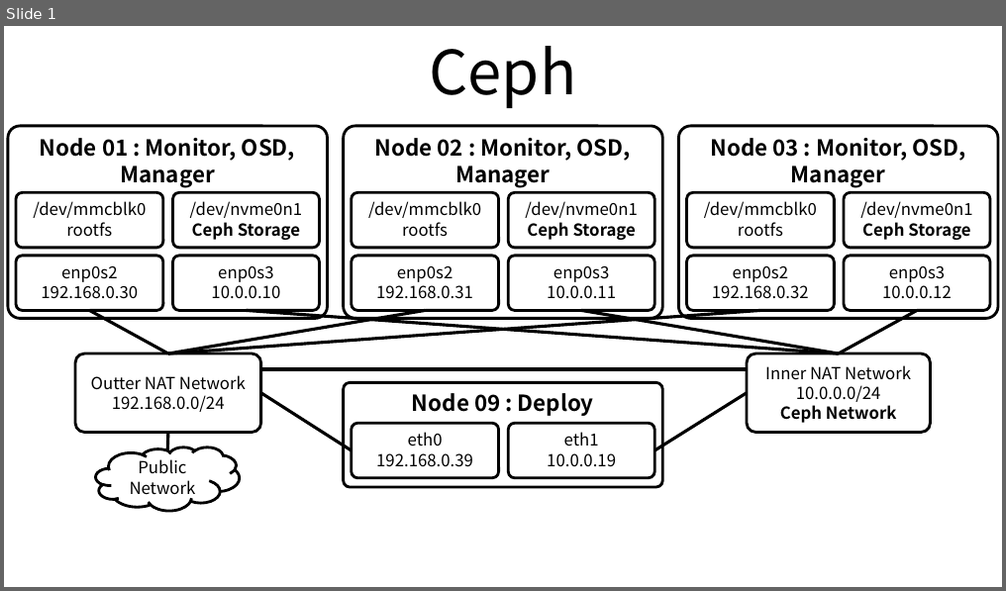
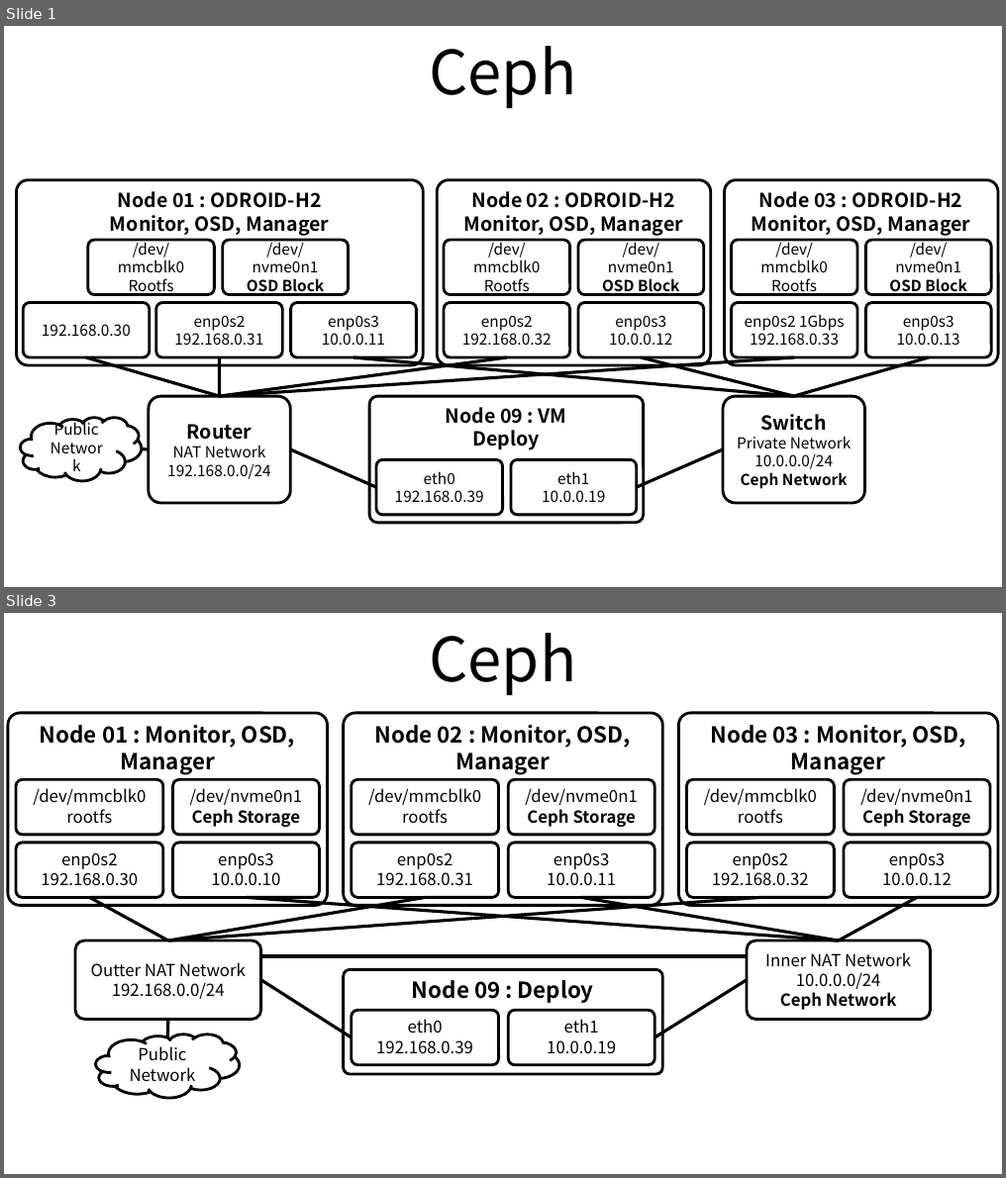
Before and after one commit to ssup2/blog-old, a slide deck: images/record/Ceph_Install_ceph-deploy_Ubuntu_18.04_ODROID-H2_Cluster/Ceph_Install_Ubuntu_18.04_ODROID-H2_Cluster.pptx. Shown one above the other, each under a label of ours: slide 1 before the commit, slides 1 and 3 after it; the slides between them are not shown. The pictures are 1006x591 and 1006x1178 pixels, drawn with LibreOffice and Linux fonts; fonts in the diff are those of the drawing. Boxes give left, top, right and bottom in pixels: in the first picture for what was removed or moved away, otherwise in the second. Text is boxed around its words. In the diff, an @@ line names an element or a change of style, - is before the commit and + after.

```diff
--- a/images/record/Ceph_Install_ceph-deploy_Ubuntu_18.04_ODROID-H2_Cluster/Ceph_Install_Ubuntu_18.04_ODROID-H2_Cluster.pptx
+++ b/images/record/Ceph_Install_ceph-deploy_Ubuntu_18.04_ODROID-H2_Cluster/Ceph_Install_Ubuntu_18.04_ODROID-H2_Cluster.pptx
@@ slide 1 added at [4,26,1002,587], background #FFFFFF @@
@@ title added at [429,46,576,108], 44 pt, text #000000 @@
+Ceph
@@ rounded rectangle added at [16,180,423,367], outline #000000 2 pt, 14 pt, text #000000, bold @@
+Node 01 : ODROID-H2
+Monitor, OSD, Manager
@@ rounded rectangle added at [437,180,711,367], outline #000000 2 pt, 14 pt, text #000000, bold @@
+Node 02 : ODROID-H2
+Monitor, OSD, Manager
@@ rounded rectangle added at [725,180,998,367], outline #000000 2 pt, 14 pt, text #000000, bold @@
+Node 03 : ODROID-H2
+Monitor, OSD, Manager
@@ rounded rectangle added at [88,240,215,294], outline #000000 2 pt, 11 pt, text #000000 @@
+/dev/mmcblk0
+Rootfs
@@ rounded rectangle added at [223,240,349,294], outline #000000 2 pt, 11 pt, text #000000 @@
+/dev/nvme0n1
+OSD Block
@@ rounded rectangle added at [445,240,571,294], outline #000000 2 pt, 11 pt, text #000000 @@
+/dev/mmcblk0
+Rootfs
@@ rounded rectangle added at [578,240,704,294], outline #000000 2 pt, 11 pt, text #000000 @@
+/dev/nvme0n1
+OSD Block
@@ rounded rectangle added at [732,240,858,294], outline #000000 2 pt, 11 pt, text #000000 @@
+/dev/mmcblk0
+Rootfs
@@ rounded rectangle added at [865,240,991,294], outline #000000 2 pt, 11 pt, text #000000 @@
+/dev/nvme0n1
+OSD Block
@@ rounded rectangle added at [23,302,150,358], outline #000000 2 pt, 11 pt, text #000000 @@
+192.168.0.30
@@ rounded rectangle added at [155,302,282,358], outline #000000 2 pt, 11 pt, text #000000 @@
+enp0s2
+192.168.0.31
@@ rounded rectangle added at [290,302,416,358], outline #000000 2 pt, 11 pt, text #000000 @@
+enp0s3
+10.0.0.11
@@ rounded rectangle added at [445,302,571,358], outline #000000 2 pt, 11 pt, text #000000 @@
+enp0s2
+192.168.0.32
@@ rounded rectangle added at [578,302,704,358], outline #000000 2 pt, 11 pt, text #000000 @@
+enp0s3
+10.0.0.12
@@ rounded rectangle added at [732,302,858,358], outline #000000 2 pt, 11 pt, text #000000 @@
+enp0s2 1Gbps
+192.168.0.33
@@ rounded rectangle added at [865,302,991,358], outline #000000 2 pt, 11 pt, text #000000 @@
+enp0s3
+10.0.0.13
@@ line added from (86, 358) to (220, 396), #000000 2.25 pt @@
@@ line added from (220, 358) to (220, 396), #000000 2.25 pt @@
@@ line added from (507, 358) to (220, 396), #000000 2.25 pt @@
@@ line added from (794, 358) to (220, 396), #000000 2.25 pt @@
@@ line added from (353, 358) to (793, 396), #000000 2.25 pt @@
@@ line added from (641, 358) to (793, 396), #000000 2.25 pt @@
@@ line added from (928, 358) to (793, 396), #000000 2.25 pt @@
@@ rounded rectangle added at [149,396,290,503], outline #000000 2 pt, 11 pt, text #000000 @@
+Router
+NAT Network
+192.168.0.0/24
@@ rounded rectangle added at [369,396,643,523], outline #000000 2 pt, 14 pt, text #000000, bold @@
+Node 09 : VM
+Deploy
@@ rounded rectangle added at [723,396,864,503], outline #000000 2 pt, 11 pt, text #000000 @@
+Switch
+Private Network
+10.0.0.0/24
+Ceph Network
@@ cloud added at [20,417,141,481], fill #FFFFFF, outline #000000 2 pt, 11 pt, text #000000 @@
+Public
+Network
@@ line added from (149, 450) to (142, 449), #000000 2.25 pt @@
@@ line added from (376, 487) to (290, 450), #000000 2.25 pt @@
@@ rounded rectangle added at [376,460,503,515], outline #000000 2 pt, 11 pt, text #000000 @@
+eth0
+192.168.0.39
@@ rounded rectangle added at [511,460,637,515], outline #000000 2 pt, 11 pt, text #000000 @@
+eth1
+10.0.0.19
@@ line added from (637, 487) to (723, 450), #000000 2.25 pt @@
@@ what was slide 1 is now slide 3 @@
```
Also in this commit, not shown: 1 other slide added, 4 other files.
